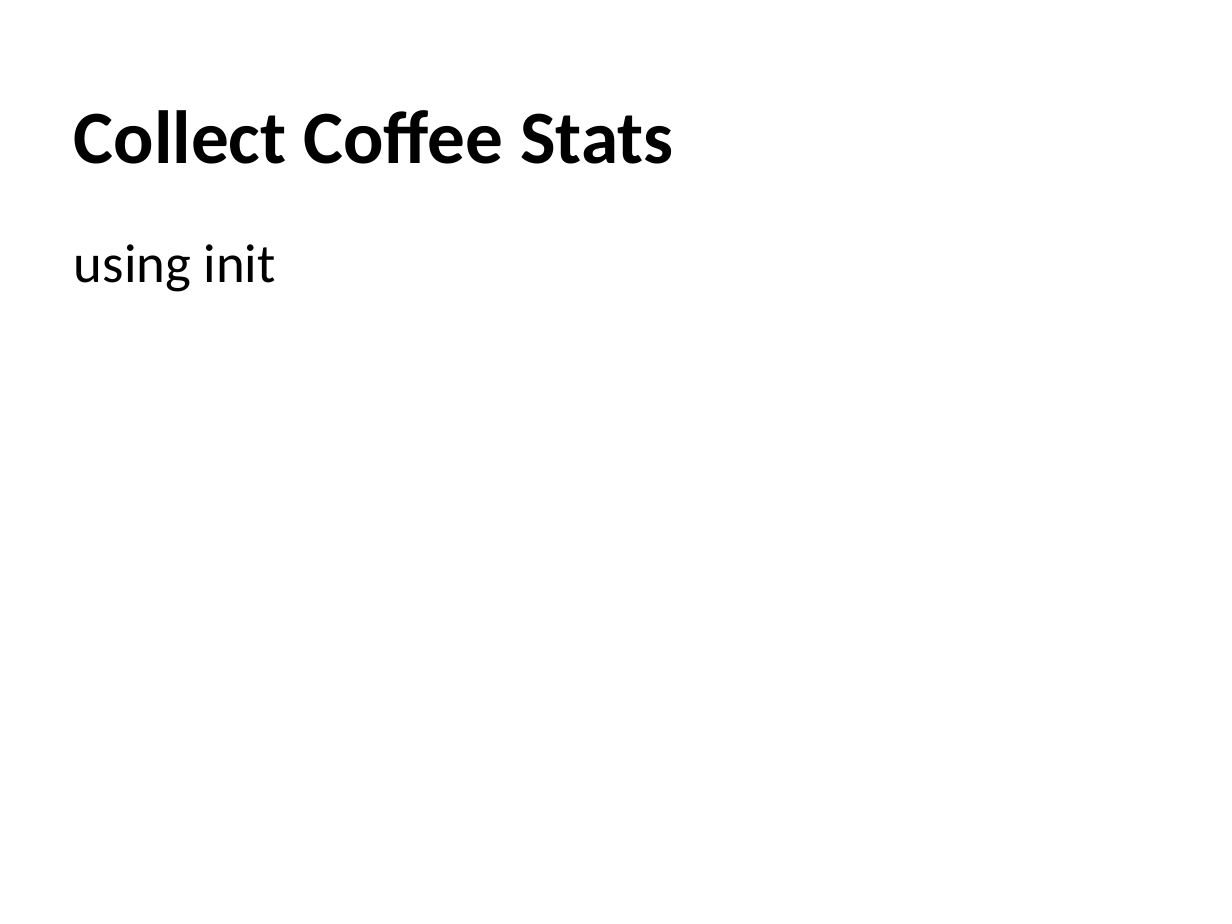
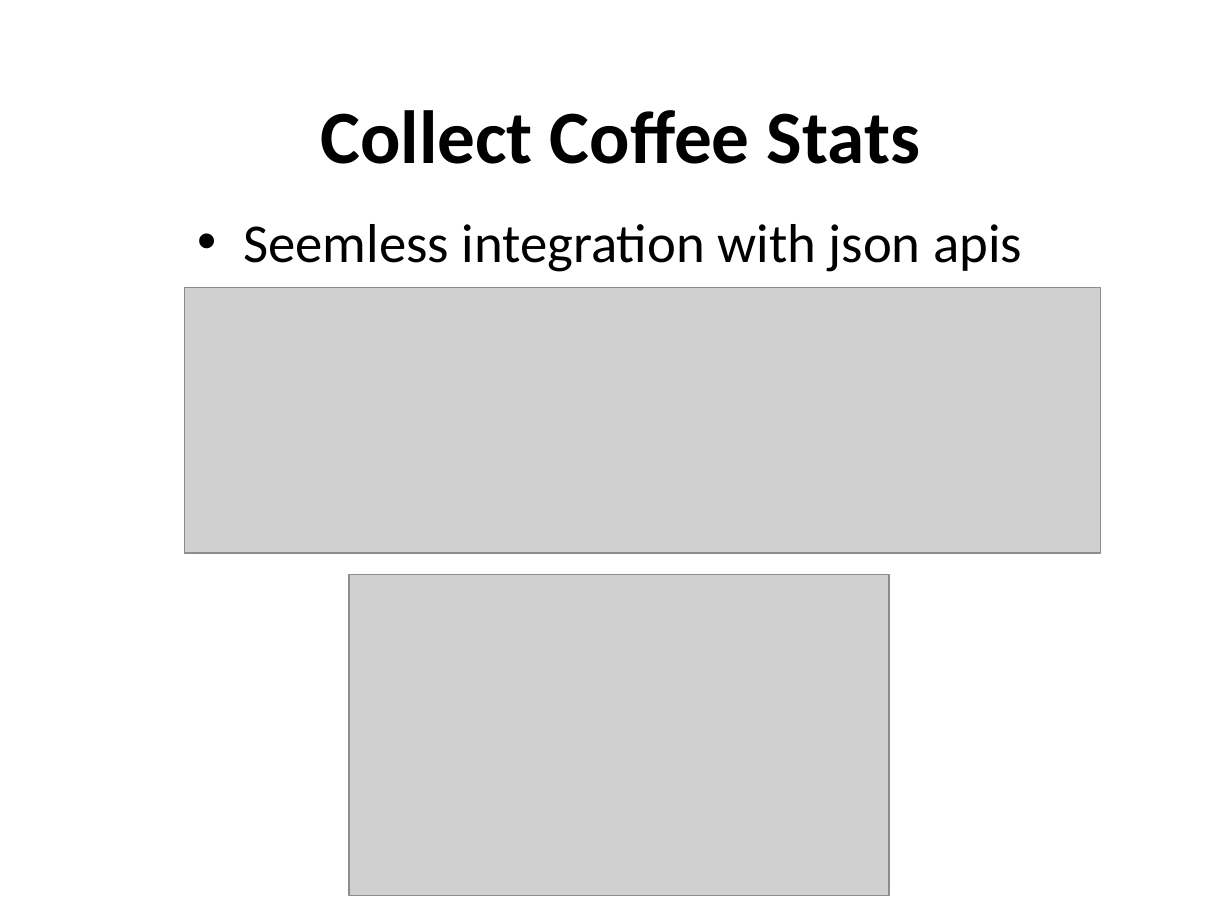
Before and after one commit to nuwanbando/coffee-shop, a slide deck: slide 18 of slides/WebAppDevelopmentWithJavaScript.pptx (slide 19 before the commit). Drawn at 1232x924 pixels with LibreOffice and Linux fonts; fonts in the diff are those of the drawing; grey boxes stand for pictures; background and template pictures are left out. Boxes give left, top, right and bottom in pixels: in the first picture for what was removed or moved away, otherwise in the second. Text is boxed around its words. In the diff, an @@ line names an element or a change of style, - is before the commit and + after.

```diff
--- a/slides/WebAppDevelopmentWithJavaScript.pptx
+++ b/slides/WebAppDevelopmentWithJavaScript.pptx
@@ title "Collect Coffee Stats" moved from (x1=74, y1=110, x2=673, y2=164) to (x1=320, y1=110, x2=920, y2=164) @@
@@ text at (x1=243, y1=224, x2=1022, y2=272): text changed @@
-using init
+• Seemless integration with json apis
@@ picture added at (x1=185, y1=287, x2=1101, y2=553) @@
@@ picture added at (x1=349, y1=575, x2=888, y2=896) @@
```
Also in this commit, not shown: 8 other slides changed, 7 slides added, 8 slides removed, 1 other file.
